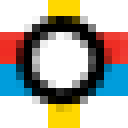
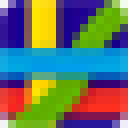
Layers edited between the first and the second (128, 128) image:
removed layer "Shape 1" over [16, 16, 112, 112]
removed layer "Layer 4" over [48, 0, 80, 128]
removed layer "Layer 3" over [0, 32, 128, 96]
renamed "Layer 2" to "cmep-logo", showed it, painted on it over [0, 0, 128, 128]
